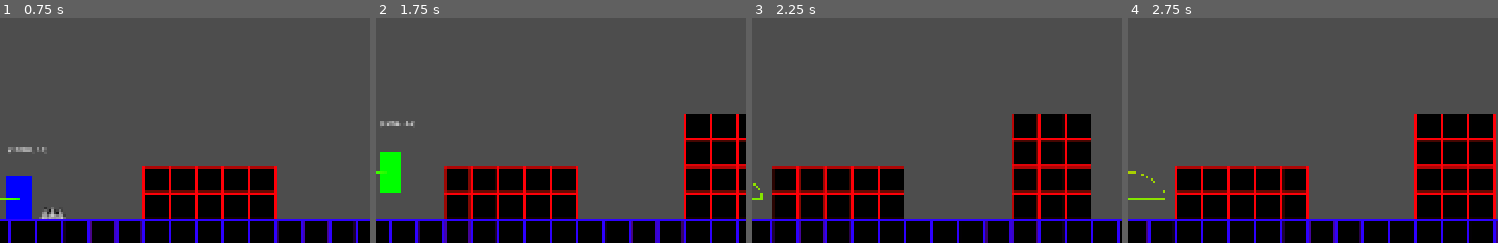
Above: before the commit, frames 1-4 (left to right).
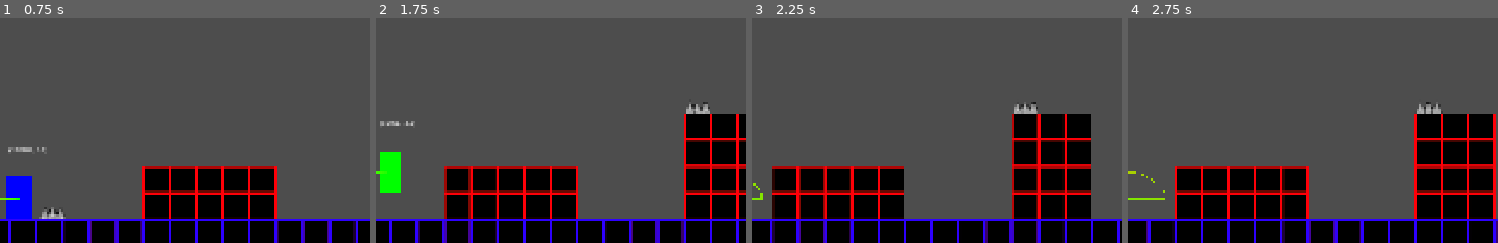
Above: after the commit, the same moments.

Repository: cmoll24/2025_IGC_Vela_Spark
Game: Godot game, scene res://src/levels/level_1V2.tscn
The game is run twice, just before and just after one commit, with the same random seed, the same clock (stepped at 60 frames per second) and the same inputs. This scene is started directly instead of the project's main scene.
Inputs (mouse positions are % of the whole screen's width and height, from its top left):
- Up to frame 1 (0.75 s): tap Enter at 0.5 s; move the mouse to (70, 45) at 0.52 s; hold Right (move_right) from 0.53 s (still down); hold C (dash) from 0.53 s (still down); click (70, 45) at 0.67 s
- Up to frame 2 (1.75 s): keep holding Right (move_right); tap Z (jump) at 0.77, 1.52 s; move the mouse to (24, 55) at 1.27 s; release C (dash) at 1.28 s; tap C (dash) at 1.35 s
- Up to frame 3 (2.25 s): move the mouse to (57, 28) at 2.02 s; release Right (move_right) at 2.03 s; hold Left (move_left) from 2.03 s (still down); hold C (dash) from 2.03 s (still down)
- Up to frame 4 (2.75 s): keep holding Left (move_left); keep holding C (dash)
The pictures show only the part of the screen within x 50-100%, y 50-100%; the shares and areas given below are measured in that part.

Frame 1 is identical in both runs. In frame 2, 0.2% of the frame differs, in the area x 83-91%, y 37-43%; in frame 3, 0.2%, in the area x 70-78%, y 37-43%; in frame 4, 0.2%.
Error in both runs: Invalid access to property or key 'current_level' on a base object of type 'Nil'. (res://src/main/Globals.gd:20)

Commit message:
Created the water drop, can increase speed if needed
Going to create script now to create and place said drop

Diff:
--- /dev/null
+++ b/2025-igc-boss/fallingProjectile.gd
@@ -0,0 +1,4 @@
+extends Area2D
+
+func _process(delta: float) -> void:
+	position.y += 100 * delta
--- a/2025-igc-boss/src/levels/level_1V2.tscn
+++ b/2025-igc-boss/src/levels/level_1V2.tscn
@@ -54,6 +54,12 @@
 
 [node name="Spikes" parent="obstacles" instance=ExtResource("3_k441x")]
 position = Vector2(135, 973)
+
+[node name="Spikes2" parent="obstacles" instance=ExtResource("3_k441x")]
+position = Vector2(960, 719)
+
+[node name="Spikes3" parent="obstacles" instance=ExtResource("3_k441x")]
+position = Vector2(1597, 526)
 
 [node name="Boss" parent="." instance=ExtResource("8_7gubv")]
 position = Vector2(11417, 744)
--- /dev/null
+++ b/2025-igc-boss/src/obstacles/dropplet_obstacle.tscn
@@ -0,0 +1,25 @@
+[gd_scene load_steps=4 format=3 uid="uid://bnorrf8wdweor"]
+
+[ext_resource type="Texture2D" uid="uid://n5v0b2ld27mk" path="res://assets/debug/projectile.png" id="1_8238e"]
+[ext_resource type="Script" uid="uid://c5288upxgql0b" path="res://fallingProjectile.gd" id="1_twtem"]
+
+[sub_resource type="RectangleShape2D" id="RectangleShape2D_twtem"]
+size = Vector2(64, 64)
+
+[node name="Dropplet Obstacle" type="Node" groups=["obstacles"]]
+
+[node name="Area2D" type="Area2D" parent="."]
+script = ExtResource("1_twtem")
+
+[node name="CollisionShape2D" type="CollisionShape2D" parent="Area2D"]
+position = Vector2(32, 32)
+shape = SubResource("RectangleShape2D_twtem")
+
+[node name="TextureRect" type="TextureRect" parent="Area2D"]
+modulate = Color(0.19607843, 0.4627451, 1, 1)
+self_modulate = Color(0, 0.26666668, 0.9882353, 1)
+offset_right = 64.0
+offset_bottom = 64.0
+size_flags_horizontal = 4
+size_flags_vertical = 4
+texture = ExtResource("1_8238e")
Not shown, added: 2025-igc-boss/fallingProjectile.gd.uid
